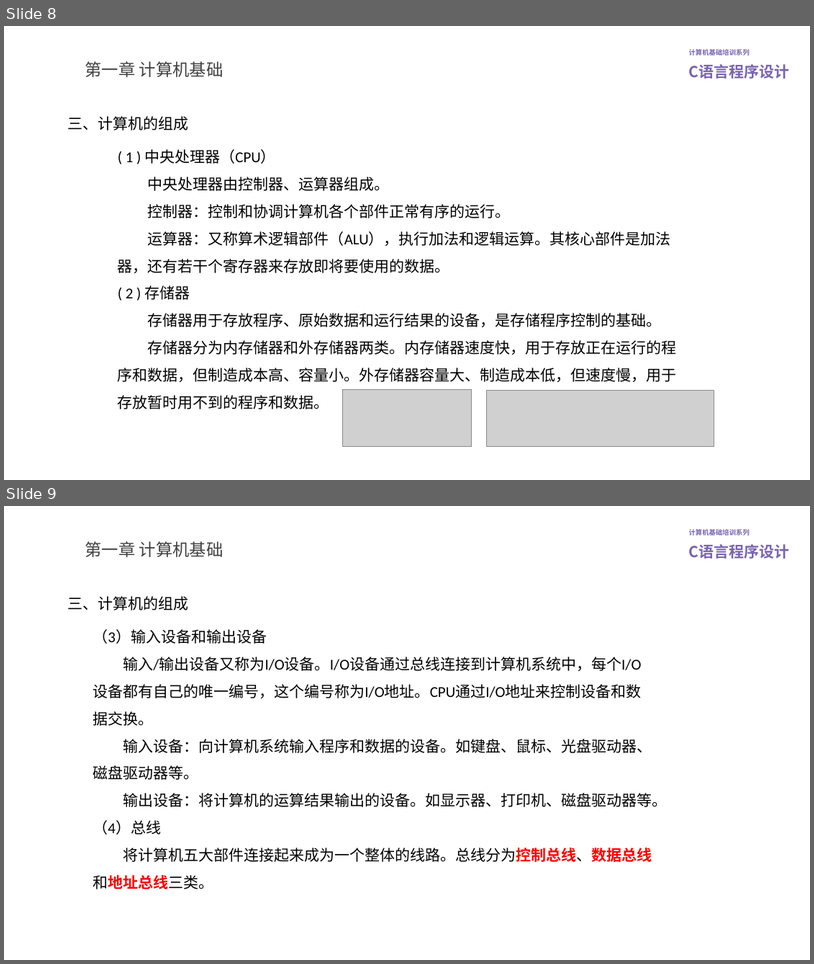
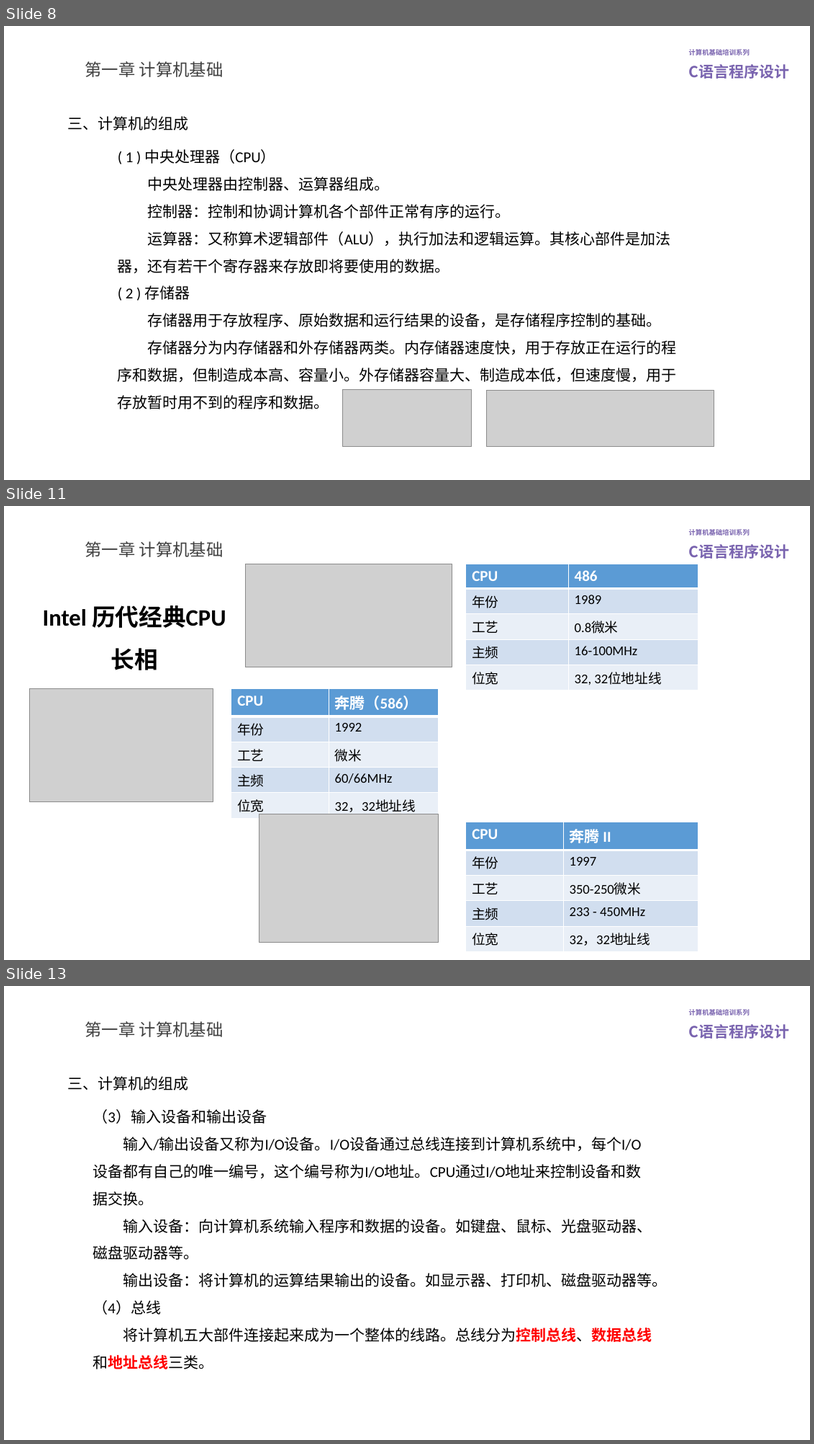
Before and after one commit to lovegce/training-courseware, a slide deck: C语言程序设计.pptx. Shown one above the other, each under a label of ours: slides 8 and 9 before the commit, slides 8, 11 and 13 after it; the slides between them are not shown. The pictures are 814x964 and 814x1444 pixels, drawn with LibreOffice and Linux fonts; fonts in the diff are those of the drawing; grey boxes stand for pictures; background and template pictures are left out. Boxes give left, top, right and bottom in pixels: in the first picture for what was removed or moved away, otherwise in the second. Text is boxed around its words. In the diff, an @@ line names an element or a change of style, - is before the commit and + after.

```diff
--- a/C语言程序设计.pptx
+++ b/C语言程序设计.pptx
@@ slide 11 added at (4,506,810,960), background #FFFFFF; not listed: 2 template elements that a slide beside it also shows @@
@@ title added at (85,541,224,557), 20 pt, text #404040 @@
+第一章 计算机基础
@@ picture added at (245,564,453,667) @@
@@ table added at (466,564,699,687), 5 rows, 2 columns @@
+CPU | 486
+年份 | 1989
+工艺 | 0.8微米
+主频 | 16-100MHz
+位宽 | 32, 32位地址线
@@ text added at (43,605,226,670), 28 pt, text #000000, bold @@
+Intel 历代经典CPU
+长相
@@ picture added at (29,688,214,801) @@
@@ table added at (232,688,438,818), 5 rows, 2 columns @@
+CPU | 奔腾（586）
+年份 | 1992
+工艺 | 微米
+主频 | 60/66MHz
+位宽 | 32，32地址线
@@ picture added at (260,814,438,942) @@
@@ table added at (466,822,699,957), 5 rows, 2 columns @@
+CPU | 奔腾 II
+年份 | 1997
+工艺 | 350-250微米
+主频 | 233 - 450MHz
+位宽 | 32，32地址线
@@ what was slide 9 is now slide 13 @@
```
Also in this commit, not shown: 1 slide changed, 3 other slides added, 10 other files.
